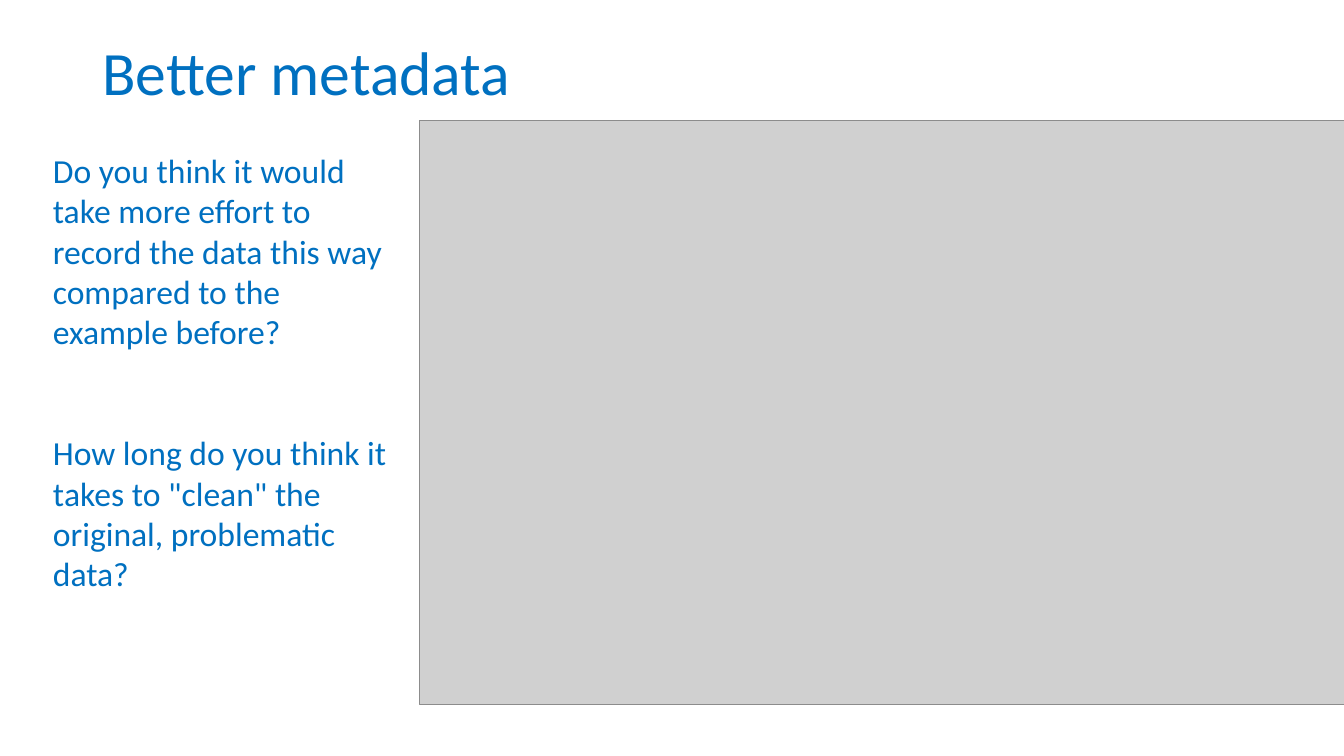
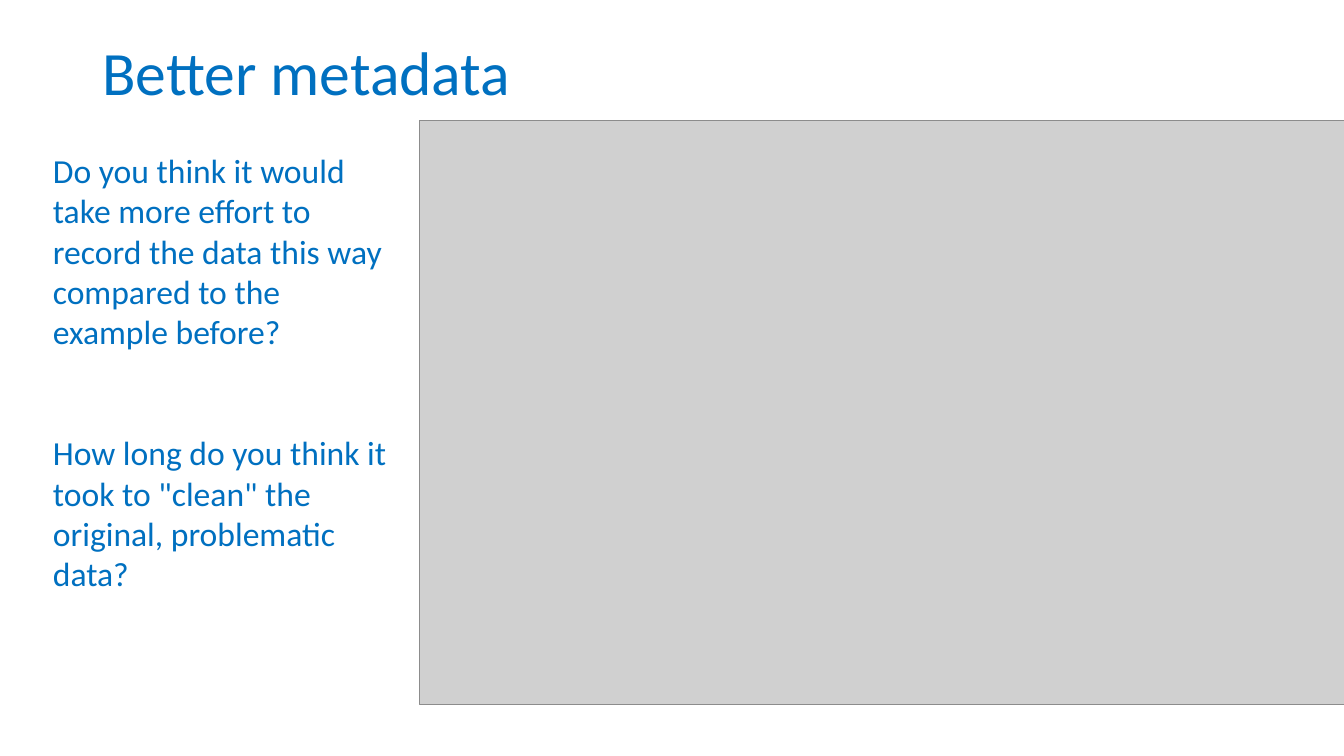
Before and after one commit to tzielins/private-fair-for-busy-biologists, a slide deck: slide 24 of instructors/03_Data-in-excel_v3.3.pptx. Drawn at 1344x756 pixels with LibreOffice and Linux fonts; fonts in the diff are those of the drawing; grey boxes stand for pictures; background and template pictures are left out. Boxes give left, top, right and bottom in pixels: in the first picture for what was removed or moved away, otherwise in the second. Text is boxed around its words. In the diff, an @@ line names an element or a change of style, - is before the commit and + after.

```diff
--- a/instructors/03_Data-in-excel_v3.3.pptx
+++ b/instructors/03_Data-in-excel_v3.3.pptx
@@ text at (x1=53, y1=441, x2=386, y2=587): text changed @@
-How long do you think it takes to "clean" the original, problematic data?
+How long do you think it took to "clean" the original, problematic data?
```
Also in this commit, not shown: 14 other slides changed, 2 slides added, 1 slide removed.
